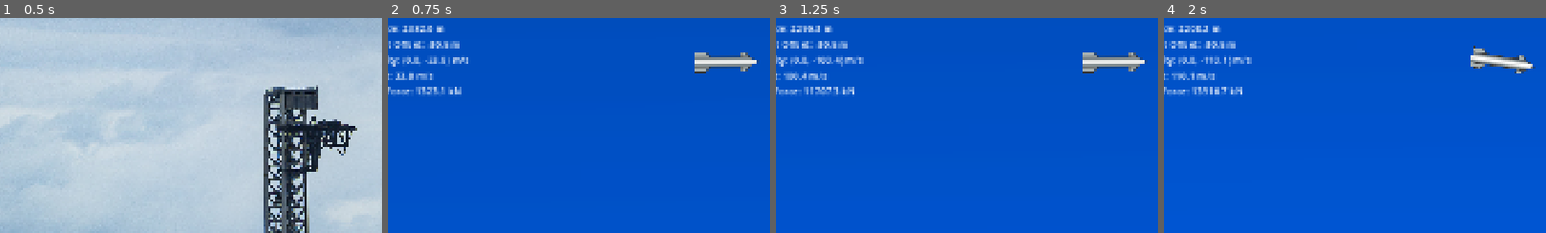
Above: before the commit, frames 1-4 (left to right).
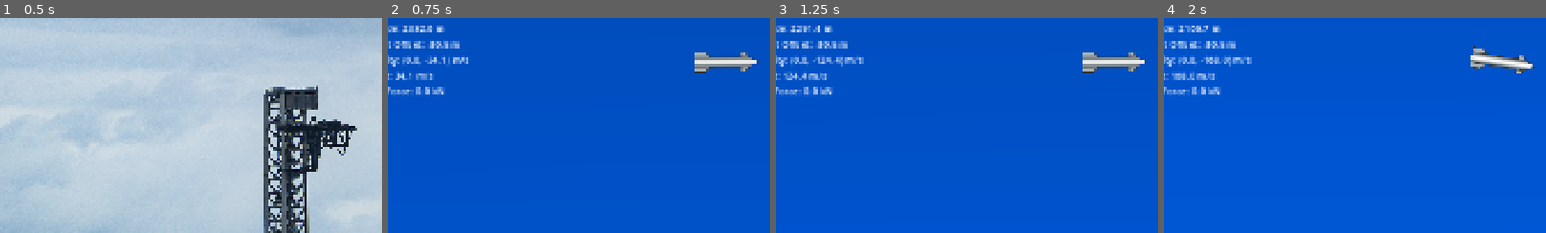
Above: after the commit, the same moments.

Repository: cyb3rgeorge/subnorminal
Game: Godot game, scene res://menu.tscn
The game is run twice, just before and just after one commit, with the same random seed, the same clock (stepped at 60 frames per second) and the same inputs. Video files are missing from this copy of the repository; at most half a second of black plays in their place.
Inputs (mouse positions are % of the whole screen's width and height, from its top left):
- Up to frame 1 (0.5 s): no input
- Up to frame 2 (0.75 s): click "Initiate Mission" at 0.5 s
- Up to frame 3 (1.25 s): no input
- Up to frame 4 (2 s): move the mouse to (72, 45) at 1.27 s; hold Right (rotateRight) from 1.28 s (still down); hold 1 (1Engine) from 1.28 s (still down); click (72, 45) at 1.42 s
The pictures show only the part of the screen within x 6-56%, y 40-90%; the shares and areas given below are measured in that part.

Frame 1 is identical in both runs. In frame 2, 0.5% of the frame differs, in the area x 3-20%, y 18-36%; in frame 3, 0.6%; in frame 4, 0.7%, in the area x 3-21%, y 3-37%.

Commit message:
Velocity Bug Fix

Diff:
--- a/physics.tscn
+++ b/physics.tscn
@@ -75,7 +75,6 @@
 linear_damp = 2.0
 angular_damp = 1.0
 script = ExtResource("1_agxhv")
-dryMass = 100000.0
 
 [node name="RaptorThrottle1" type="Sprite2D" parent="Starship" unique_id=1863118857]
 visible = false
--- a/starship.gd
+++ b/starship.gd
@@ -9,7 +9,7 @@
 @export var maxProp: int = 2000
 @export var throttle: int = 0
 @export var engines: int = 0
-@export var dryMass: float = 1000.0
+@export var dryMass: float = 100000.0
 
 # Print the runtime setting and the cause of each win/loss.
 @export var debugFailures: bool = true
@@ -34,7 +34,8 @@
 			failure_start_timer.start()
 
 # CONSTANTS
-const DRAG_COEFFICIENT: float = 441.0
+const DRAG_COEFFICIENT: float = 0.0
+#const DRAG_COEFFICIENT: float = 441.0
 const TELEMETRY_INTERVAL: float = 0.1
 const FAILURE_CHECK_INTERVAL: float = 5.0
 
@@ -211,7 +212,7 @@
 
 	if burning:
 		# Restore original thrust behavior
-		thrust -= engines * throttle * transform.x * power
+		thrust -= engines * throttle * transform.x.normalized() * power
 
 		# Fuel consumption based on throttle percentage
 		var throttle_fraction := throttle / 100.0
